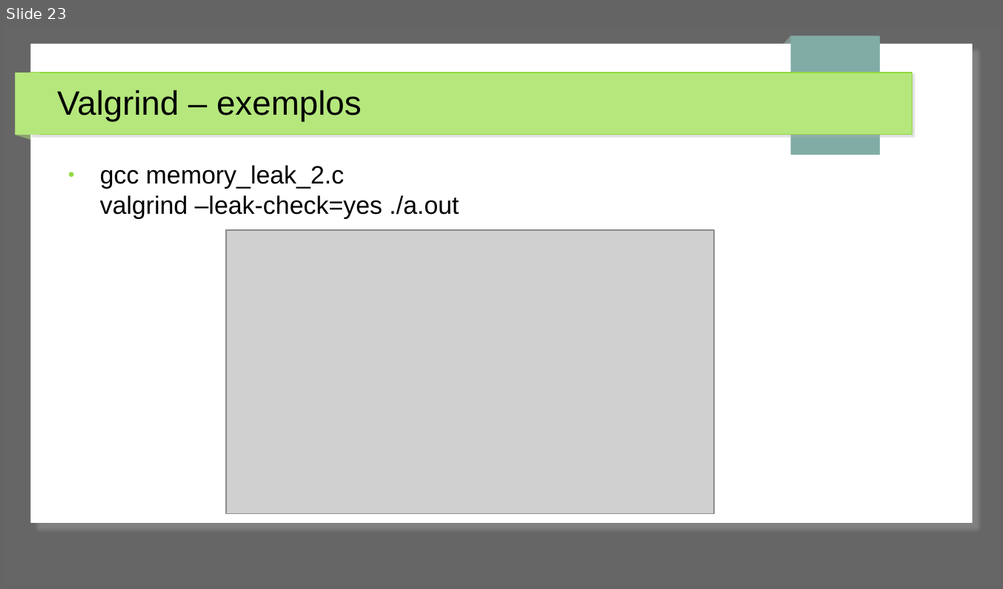
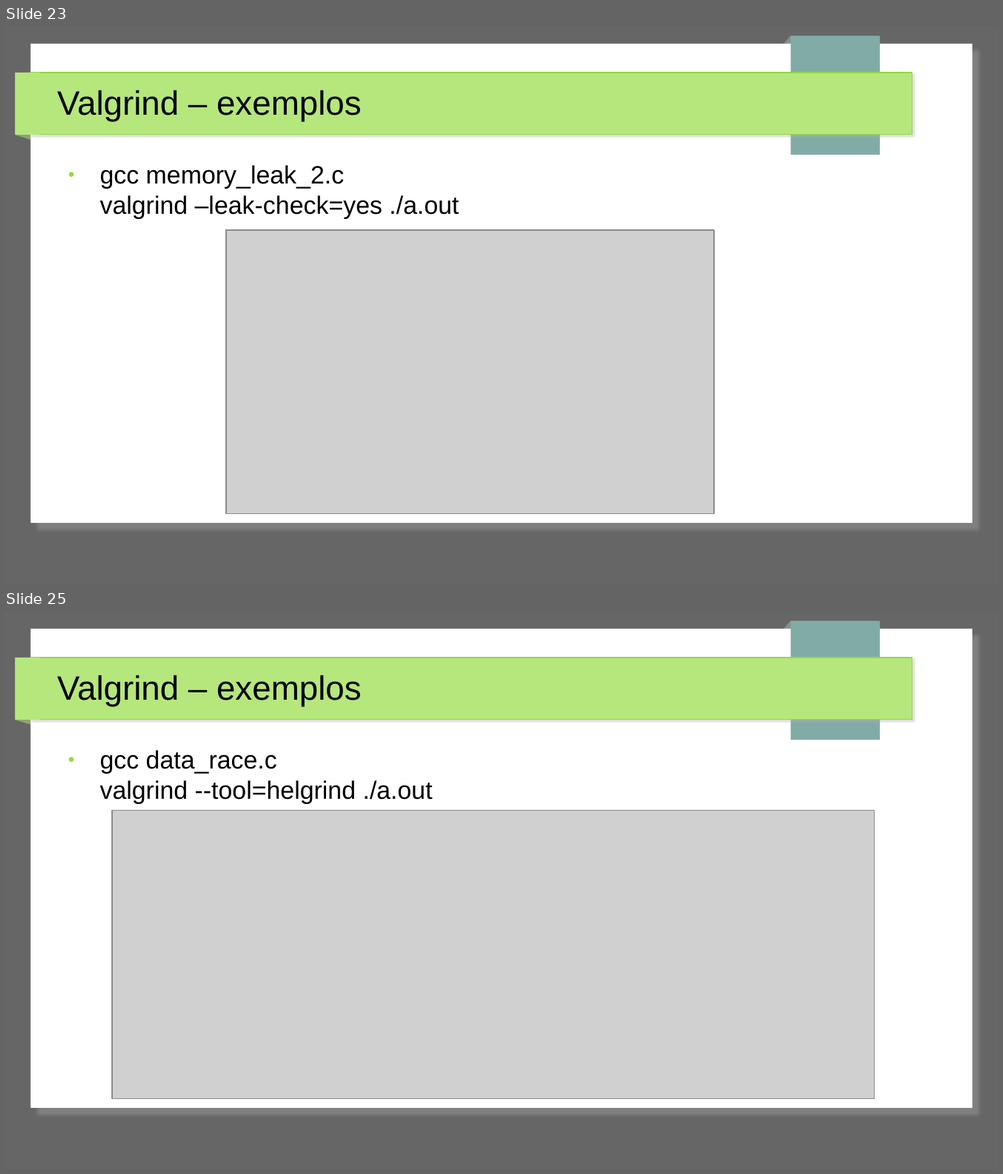
Before and after one commit to jpantonow/SB-T1-ANALISADORES, a slide deck: Slides.odp. Shown one above the other, each under a label of ours: slide 23 before the commit, slides 23 and 25 after it; the slides between them are not shown. The pictures are 1003x589 and 1003x1174 pixels, drawn with LibreOffice and Linux fonts; fonts in the diff are those of the drawing; grey boxes stand for pictures. Boxes give left, top, right and bottom in pixels: in the first picture for what was removed or moved away, otherwise in the second. Text is boxed around its words. In the diff, an @@ line names an element or a change of style, - is before the commit and + after.

Commit message:
mais slides valgrind

```diff
--- a/Slides.odp
+++ b/Slides.odp
@@ slide 25 added at (4, 611, 999, 1170), background #666666; not listed: 7 template elements that a slide beside it also shows @@
@@ title added at (57, 675, 361, 706), 27 pt, text #000000 @@
+Valgrind – exemplos
@@ text added at (100, 750, 432, 804), 20 pt, text #000000 @@
+● gcc data_race.c
+  valgrind --tool=helgrind ./a.out
@@ picture added at (112, 811, 875, 1099) @@
```
Also in this commit, not shown: 1 slide changed, 1 other slide added.
